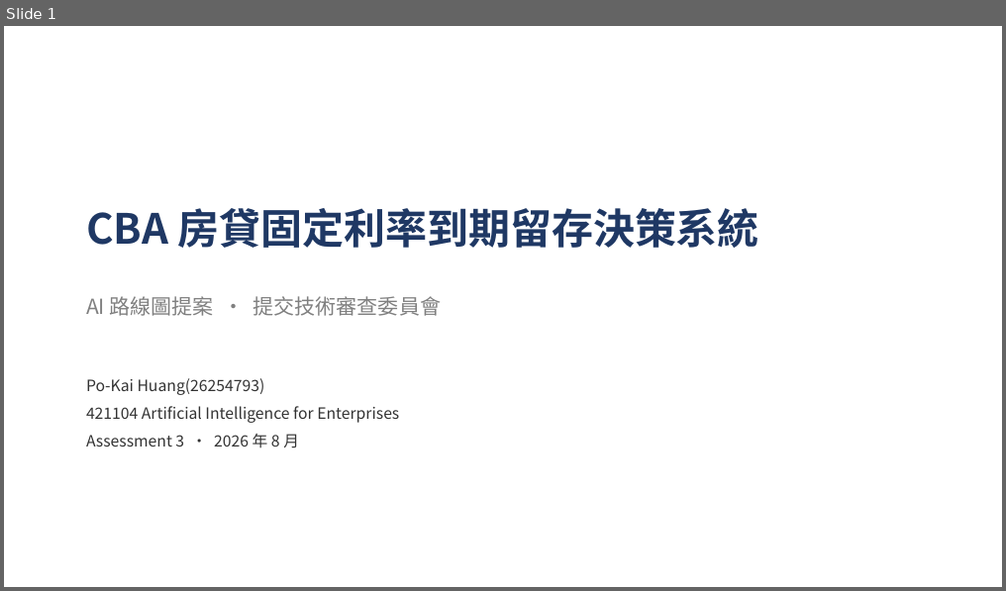
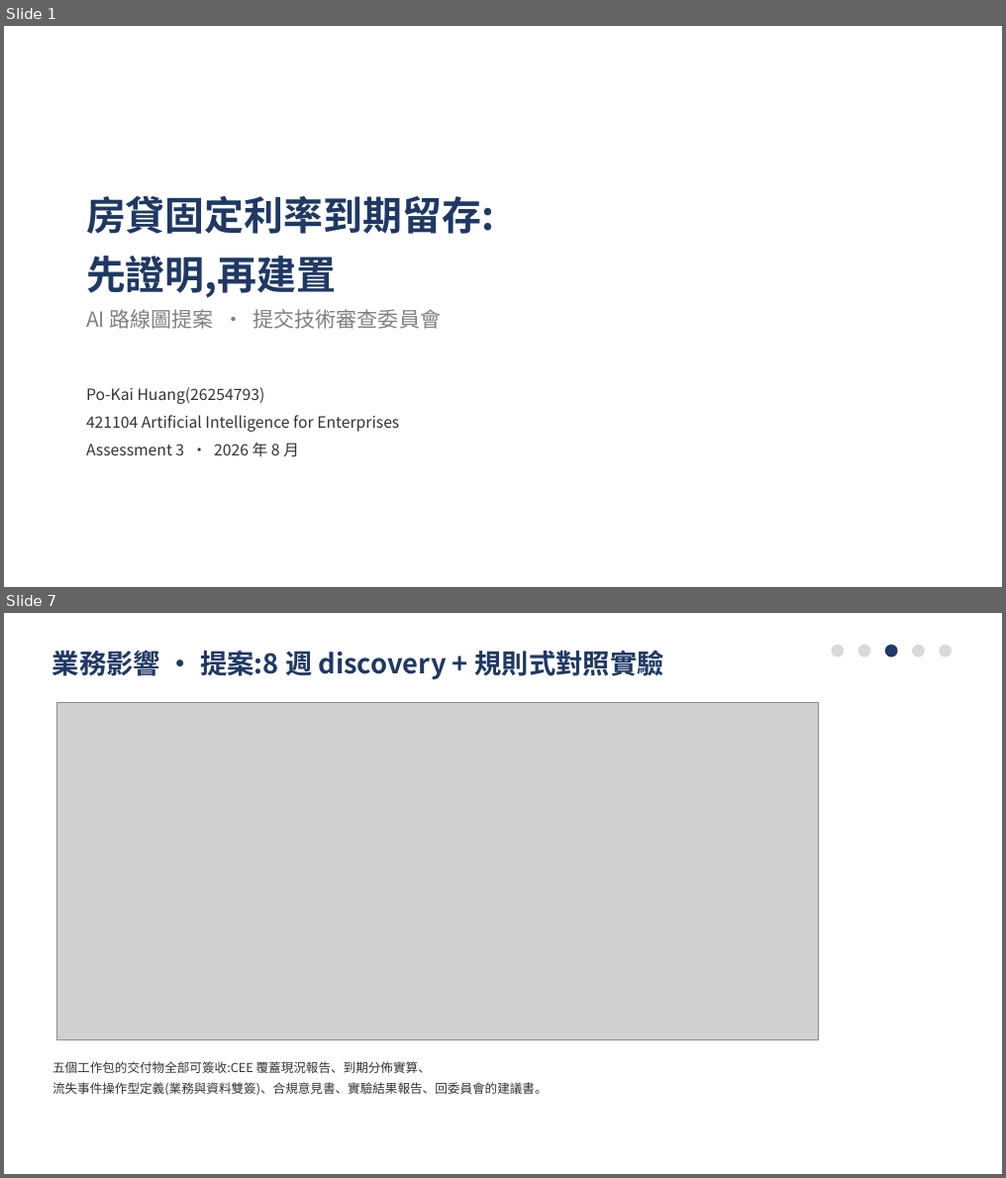
Before and after one commit to pokai-huang0828/UTS_workspace, a slide deck: Artificial Intelligence for Enterprises/Assessment3/Huang_26254793_421104_Assessment 3.pptx. Shown one above the other, each under a label of ours: slide 1 before the commit, slides 1 and 7 after it; the slides between them are not shown. The pictures are 1006x591 and 1006x1178 pixels, drawn with LibreOffice and Linux fonts; fonts in the diff are those of the drawing; grey boxes stand for pictures. Boxes give left, top, right and bottom in pixels: in the first picture for what was removed or moved away, otherwise in the second. Text is boxed around its words. In the diff, an @@ line names an element or a change of style, - is before the commit and + after.

```diff
--- a/Artificial Intelligence for Enterprises/Assessment3/Huang_26254793_421104_Assessment 3.pptx
+++ b/Artificial Intelligence for Enterprises/Assessment3/Huang_26254793_421104_Assessment 3.pptx
@@ slide 7 added at box(4, 613, 1002, 1174), background #FFFFFF @@
@@ text added at box(53, 650, 663, 679), 26 pt, text #1F3864, bold @@
+業務影響 · 提案:8 週 discovery + 規則式對照實驗
@@ ellipse added at box(832, 645, 844, 658), fill #D9D9D9 @@
@@ ellipse added at box(858, 645, 871, 658), fill #D9D9D9 @@
@@ ellipse added at box(885, 645, 898, 658), fill #1F3864 @@
@@ ellipse added at box(912, 645, 925, 658), fill #D9D9D9 @@
@@ ellipse added at box(939, 645, 951, 658), fill #D9D9D9 @@
@@ picture added at box(56, 703, 819, 1041) @@
@@ text added at box(53, 1061, 548, 1096), 12 pt, text #333333 @@
+五個工作包的交付物全部可簽收:CEE 覆蓋現況報告、到期分佈實算、
+流失事件操作型定義(業務與資料雙簽)、合規意見書、實驗結果報告、回委員會的建議書。
@@ slide 1 changed as well @@
@@ text at box(86, 196, 494, 298): text changed; size 40 to 38 pt @@
-CBA 房貸固定利率到期留存決策系統
+房貸固定利率到期留存:
+先證明,再建置
@@ text "AI 路線圖提案 · 提交技術審查委員會": place and size @@
-text "AI 路線圖提案 · 提交技術審查委員會" at box(86, 296, 441, 316)
+text "AI 路線圖提案 · 提交技術審查委員會" at box(86, 309, 441, 329)
@@ text "Po-Kai Huang(26254793)": place and size @@
-text "Po-Kai Huang(26254793)" at box(86, 378, 399, 449)
+text "Po-Kai Huang(26254793)" at box(86, 387, 399, 458)
```
Also in this commit, not shown: 4 other slides changed, 8 other slides added, 9 slides removed, 22 other files.
